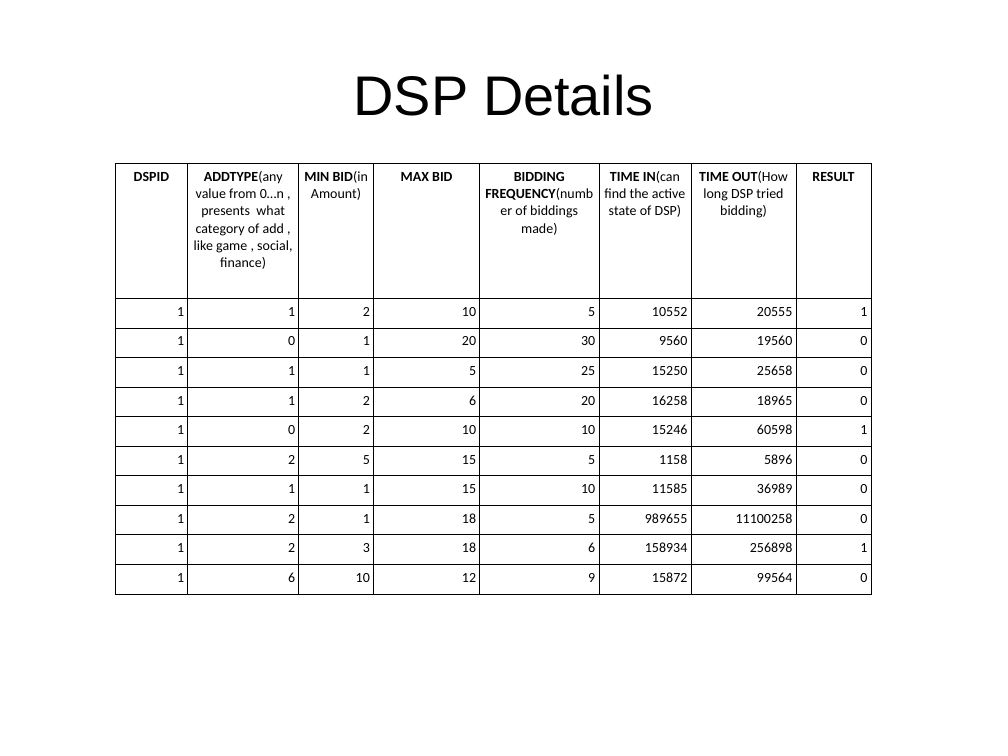
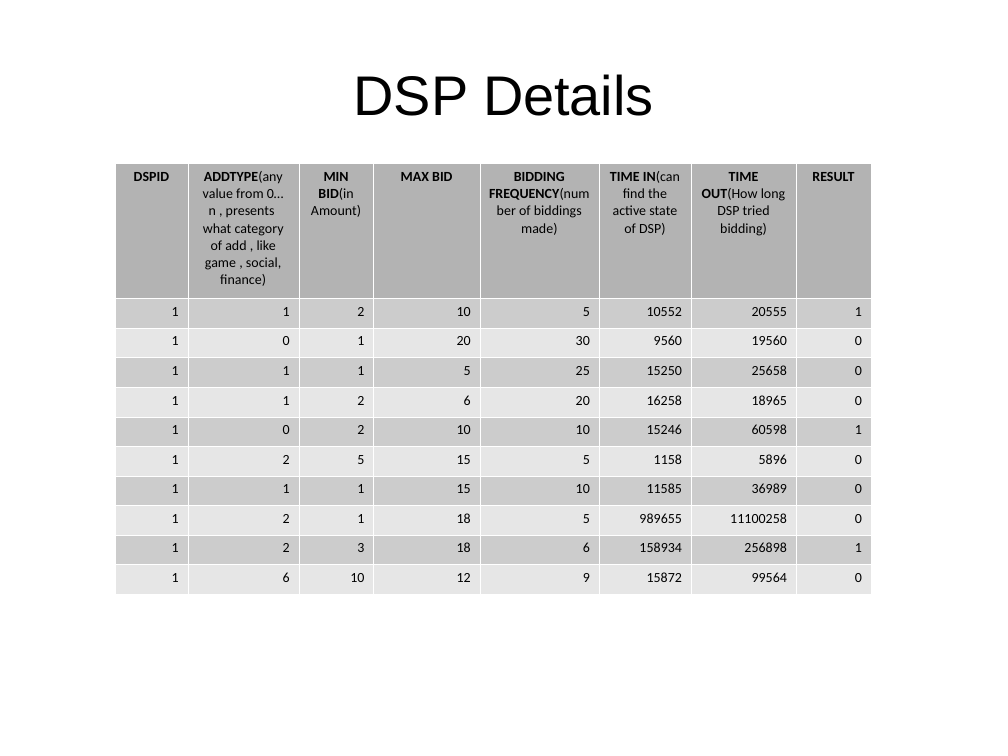
Before and after one commit to abhishek-ch/evolveML, a slide deck: slide 5 of data/smaato.odp. Drawn at 1008x756 pixels with LibreOffice and Linux fonts; fonts in the diff are those of the drawing. Boxes give left, top, right and bottom in pixels: in the first picture for what was removed or moved away, otherwise in the second. Text is boxed around its words. In the diff, an @@ line names an element or a change of style, - is before the commit and + after.

```diff
--- a/data/smaato.odp
+++ b/data/smaato.odp
@@ table at box(115, 164, 871, 595) @@
@@ fill none to #B3B3B3 in row 1 @@
@@ fill none to #CCCCCC in 40 cells @@
@@ fill none to #E6E6E6 in 40 cells @@
@@ borders changed @@
```
Also in this commit, not shown: 4 other slides changed, 2 slides added.
